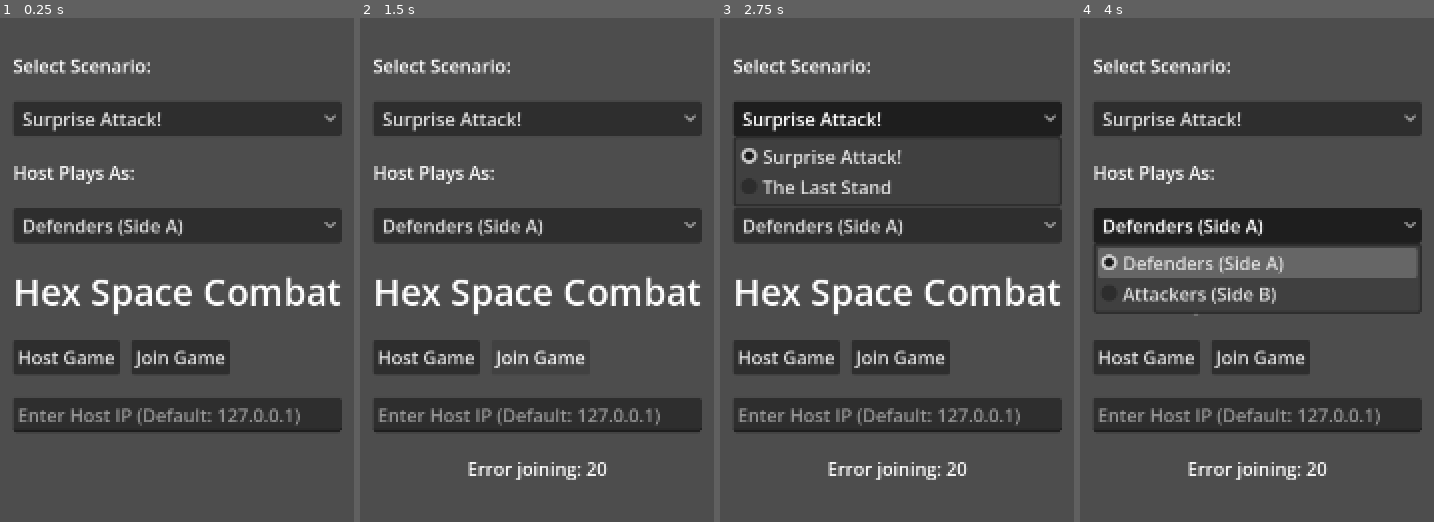
Above: before the commit, frames 1-4 (left to right).
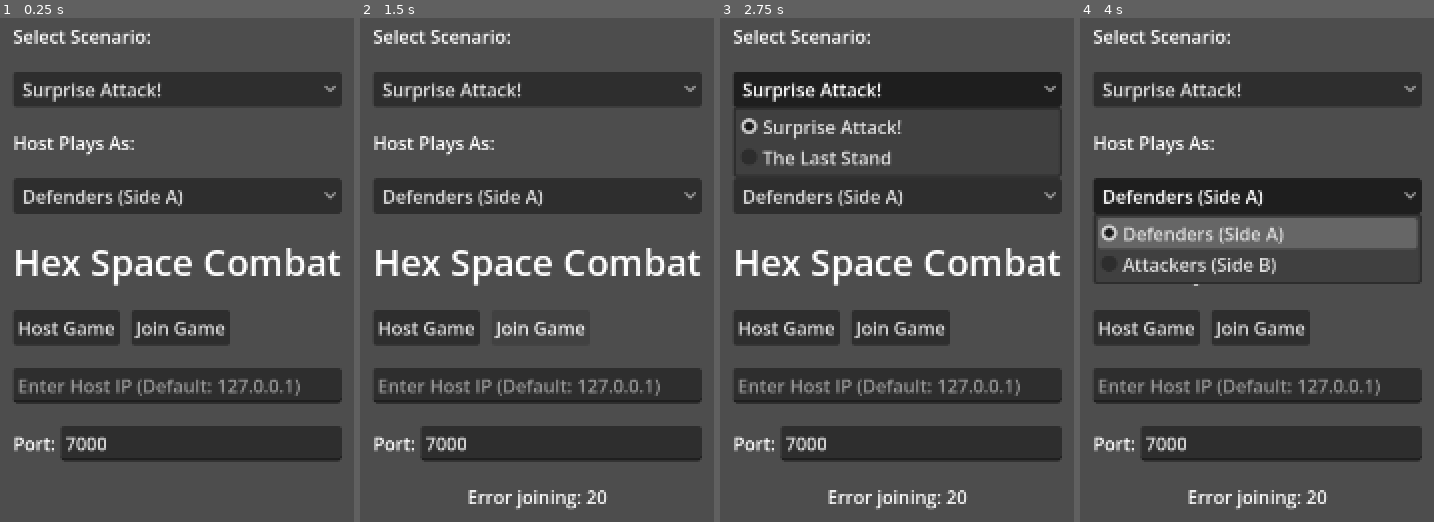
Above: after the commit, the same moments.

Repository: jjeffers/sf-kh-simulator
Game: Godot game, scene res://Scenes/Lobby.tscn
Two runs of this game, one before a commit and one after it. Both use one fixed random seed, a clock stepped at 60 frames per second and the inputs below.
Inputs (mouse positions are in pixels of both pictures, inside the frame that each line leads up to):
- Up to frame 1 (0.25 s): no input
- Up to frame 2 (1.5 s): click "Host Game" at 0.5 s; click "Join Game" at 1.25 s
- Up to frame 3 (2.75 s): click "Surprise Attack!" at 2 s
- Up to frame 4 (4 s): click "Defenders (Side A)" at 2.75 s; tap Enter at 3.5 s; move the mouse to (outside the picture) at 3.52 s; hold D from 3.53 s (still down); tap Q at 3.6 s; click (outside the picture) at 3.67 s; tap Space at 3.77 s

The runs differ from the first frame. In frame 1, 43% of the frame differs, in the area x 3-97%, y 2-89%; in frame 2, 42%; in frame 3, 40%; in frame 4, 46%, in the area x 3-97%, y 2-98%.

Commit message:
feat: Implement custom server port selection in Lobby

Diff:
--- a/Scripts/Lobby.gd
+++ b/Scripts/Lobby.gd
@@ -6,10 +6,13 @@
 @onready var line_ip = $CenterContainer/VBoxContainer/LineEditIP
 @onready var status = $CenterContainer/VBoxContainer/StatusLabel
 
+var line_port: LineEdit
 var opt_scenario: OptionButton
 var opt_side: OptionButton
 
 func _ready():
+	_setup_port_ui() # Add Port Field
+
 	btn_host.pressed.connect(_on_host_pressed)
 	btn_join.pressed.connect(_on_join_pressed)
 
@@ -20,6 +23,22 @@
 	NetworkManager.player_connected.connect(_on_player_connected)
 
 	_setup_scenario_ui()
+
+func _setup_port_ui():
+	# Port Input
+	var hbox_port = HBoxContainer.new()
+	container_controls.add_child(hbox_port)
+	container_controls.move_child(hbox_port, container_controls.get_children().find(line_ip) + 1)
+
+	var lbl_port = Label.new()
+	lbl_port.text = "Port:"
+	hbox_port.add_child(lbl_port)
+
+	line_port = LineEdit.new()
+	line_port.text = "7000"
+	line_port.placeholder_text = "7000"
+	line_port.size_flags_horizontal = Control.SIZE_EXPAND_FILL
+	hbox_port.add_child(line_port)
 
 func _setup_scenario_ui():
 	# Scenario Dropdown
@@ -63,12 +82,17 @@
 
 func _on_host_pressed():
 	status.text = "Hosting..."
-	var err = NetworkManager.host_game()
+
+	var port = 7000
+	if line_port and line_port.text.is_valid_int():
+		port = int(line_port.text)
+
+	var err = NetworkManager.host_game(port)
 	if err:
 		status.text = "Error hosting: %s" % err
 		return
 
-	status.text = "Waiting for players..."
+	status.text = "Waiting for players on Port %d..." % port
 	_disable_buttons()
 
 func _on_join_pressed():
@@ -76,7 +100,11 @@
 	var ip = line_ip.text
 	if ip.is_empty(): ip = "127.0.0.1"
 
-	var err = NetworkManager.join_game(ip)
+	var port = 7000
+	if line_port and line_port.text.is_valid_int():
+		port = int(line_port.text)
+
+	var err = NetworkManager.join_game(ip, port)
 	if err:
 		status.text = "Error joining: %s" % err
 		return
@@ -130,8 +158,10 @@
 	btn_host.disabled = true
 	btn_join.disabled = true
 	line_ip.editable = false
+	if line_port: line_port.editable = false
 
 func _enable_buttons():
 	btn_host.disabled = false
 	btn_join.disabled = false
 	line_ip.editable = true
+	if line_port: line_port.editable = true
--- a/Scripts/NetworkManager.gd
+++ b/Scripts/NetworkManager.gd
@@ -21,19 +21,19 @@
 	multiplayer.connection_failed.connect(_on_connected_fail)
 	multiplayer.server_disconnected.connect(_on_server_disconnected)
 
-func join_game(address = ""):
+func join_game(address = "", port = PORT):
 	if address.is_empty():
 		address = "127.0.0.1"
 
 	var peer = ENetMultiplayerPeer.new()
-	var error = peer.create_client(address, PORT)
+	var error = peer.create_client(address, port)
 	if error:
 		return error
 	multiplayer.multiplayer_peer = peer
 
-func host_game():
+func host_game(port = PORT):
 	var peer = ENetMultiplayerPeer.new()
-	var error = peer.create_server(PORT, MAX_CLIENTS)
+	var error = peer.create_server(port, MAX_CLIENTS)
 	if error:
 		return error
 	multiplayer.multiplayer_peer = peer
Not shown, changed: walkthrough.md
